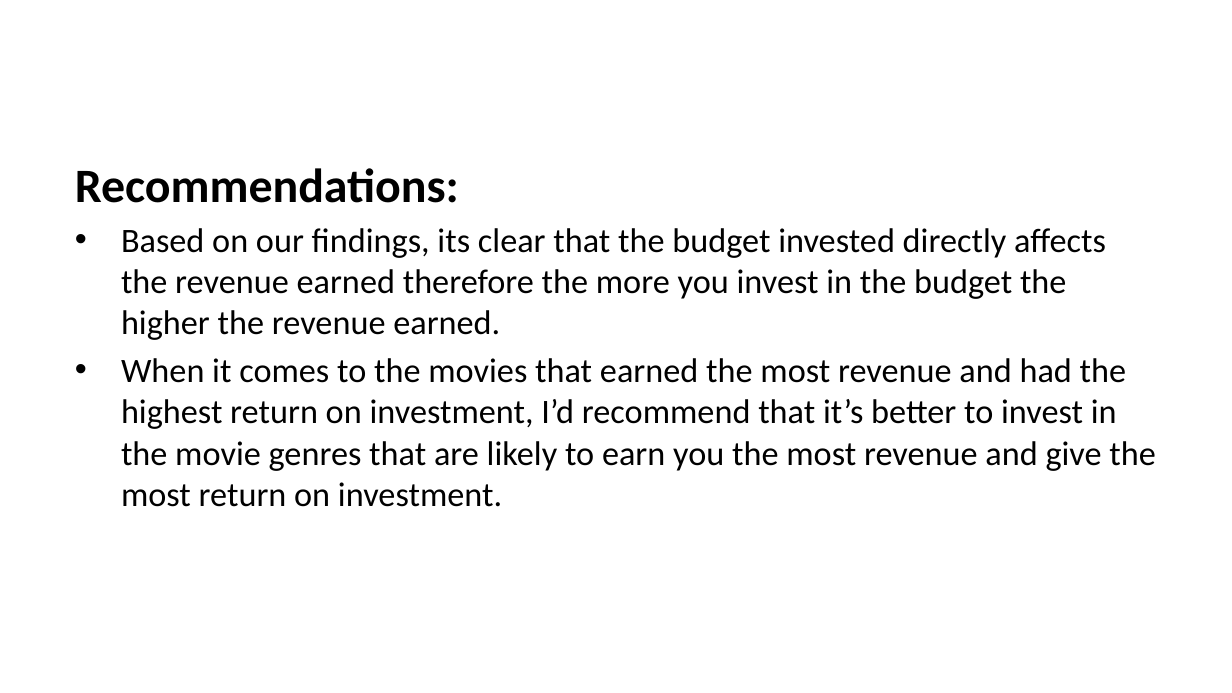
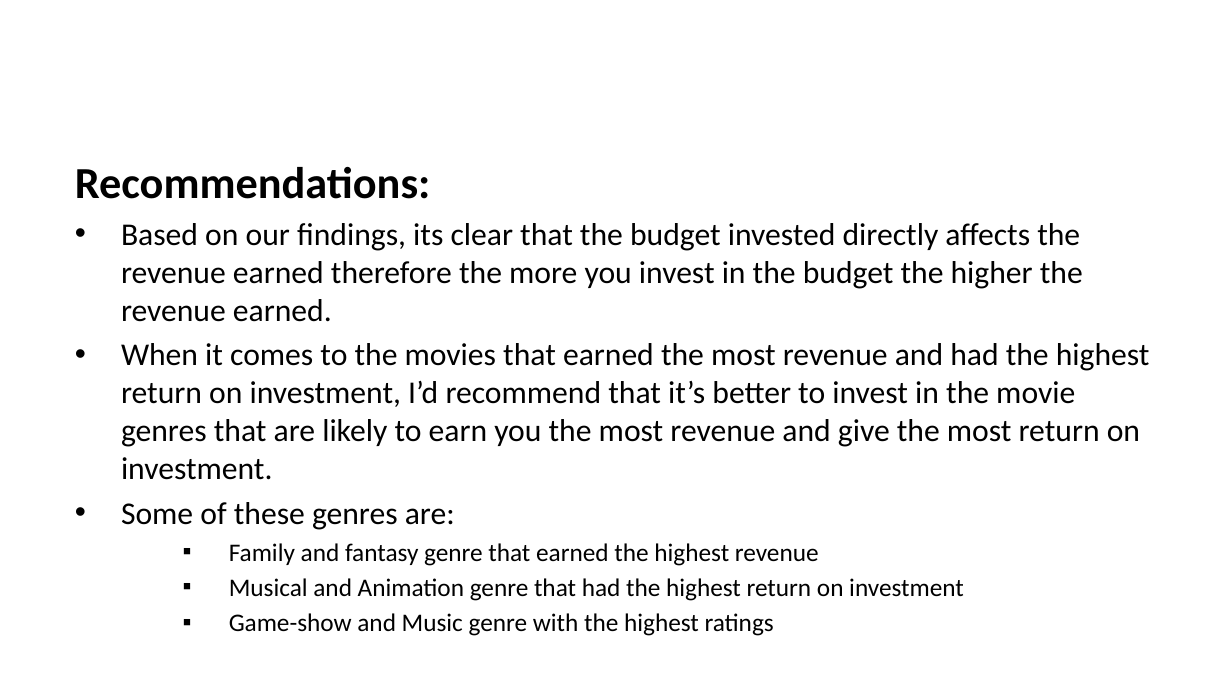
Before and after one commit to mainaroseline/EDA-_Phase1_Project, a slide deck: slide 22 of EDA Non-Technical Presentation.pptx. Drawn at 1232x693 pixels with LibreOffice and Linux fonts; fonts in the diff are those of the drawing; background and template pictures are left out. Boxes give left, top, right and bottom in pixels: in the first picture for what was removed or moved away, otherwise in the second. Text is boxed around its words. In the diff, an @@ line names an element or a change of style, - is before the commit and + after.

```diff
--- a/EDA Non-Technical Presentation.pptx
+++ b/EDA Non-Technical Presentation.pptx
@@ text at [75, 167, 1150, 480]: size 28 to 25.9 pt in "Recommendations:"; size 20 to 18.5 pt in "Based on our findings, its clear that ...", "When it comes to the movies that ..." @@
@@ text at [121, 502, 964, 636]: paragraphs added @@
+• Some of these genres are:
+    ▪ Family and fantasy genre that earned the highest revenue
+    ▪ Musical and Animation genre that had the highest return on investment
+    ▪ Game-show and Music genre with the highest ratings
```
Also in this commit, not shown: 4 other slides changed, 6 slides added, 6 slides removed.
